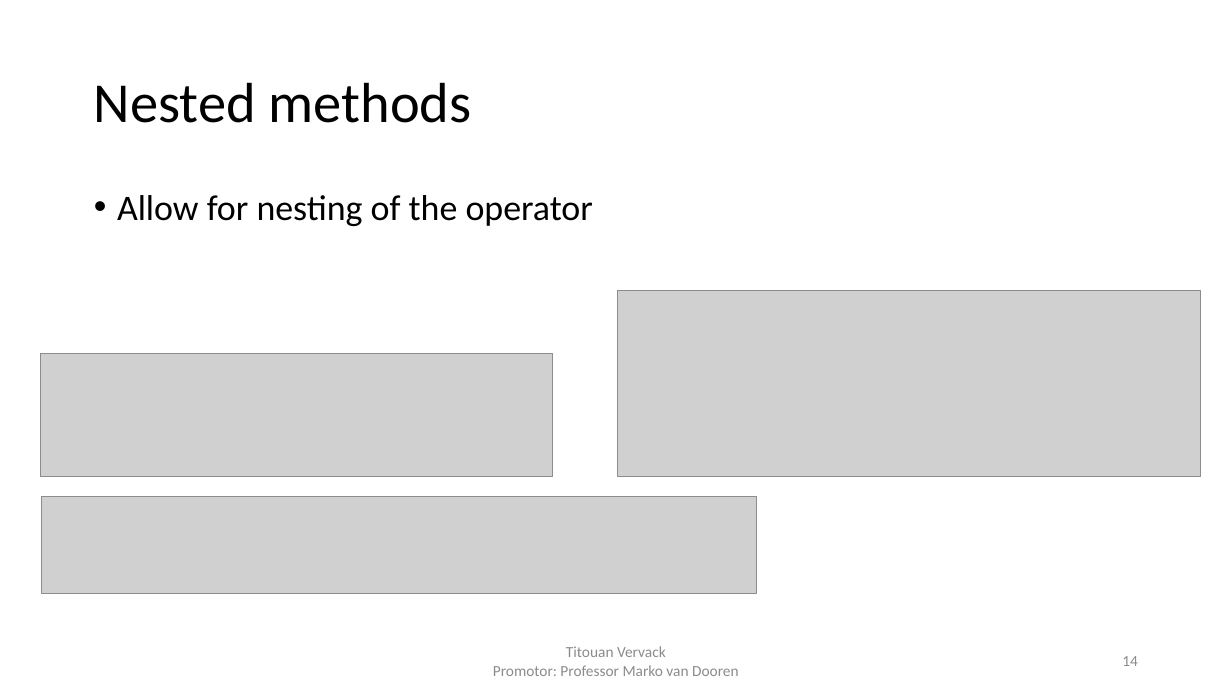
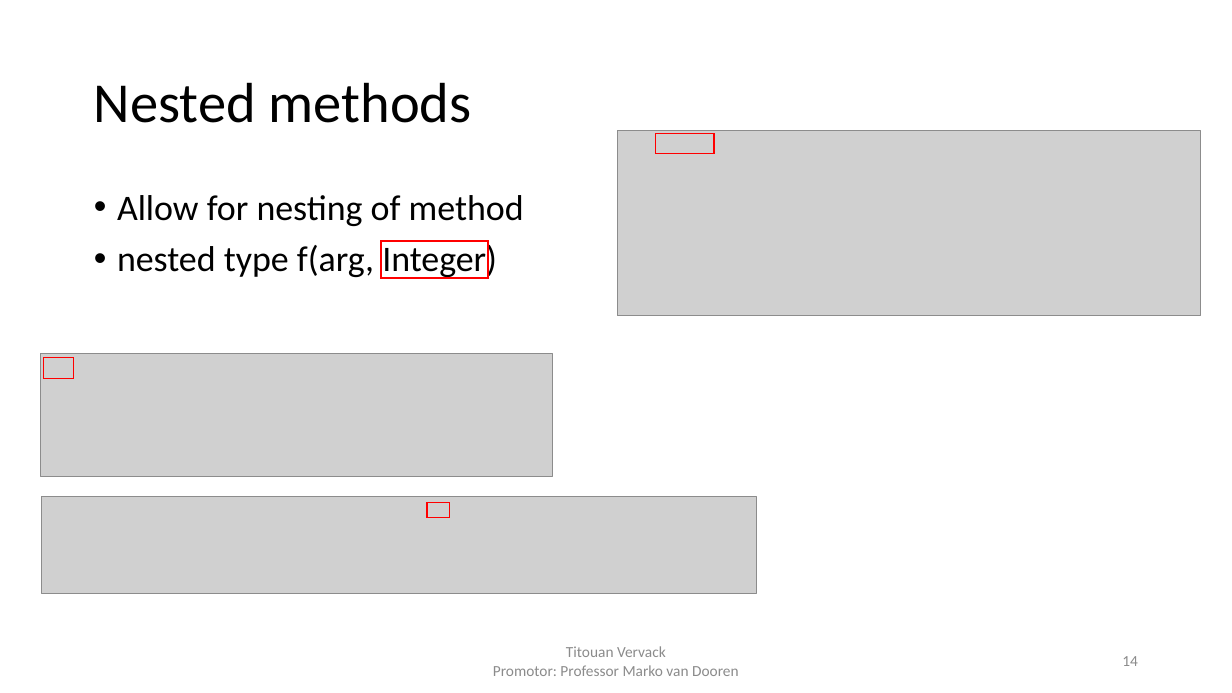
Before and after one commit to FlashYoshi/neio, a slide deck: slide 14 of presentation/Intermediate Presentation.pptx. Drawn at 1232x693 pixels with LibreOffice and Linux fonts; fonts in the diff are those of the drawing; grey boxes stand for pictures. Boxes give left, top, right and bottom in pixels: in the first picture for what was removed or moved away, otherwise in the second. Text is boxed around its words. In the diff, an @@ line names an element or a change of style, - is before the commit and + after.

```diff
--- a/presentation/Intermediate Presentation.pptx
+++ b/presentation/Intermediate Presentation.pptx
@@ picture: place and size @@
-picture at <box>617,291,1201,477</box>
+picture at <box>617,130,1201,316</box>
@@ rectangle added at <box>655,133,714,153</box>, outline #FF0000 1 pt @@
@@ text at <box>117,195,524,279</box>: text changed @@
-• Allow for nesting of the operator
+• Allow for nesting of method
+• nested type f(arg, Integer)
@@ rectangle added at <box>381,241,488,278</box>, outline #FF0000 1.5 pt @@
@@ rectangle added at <box>43,358,74,379</box>, outline #FF0000 1 pt @@
@@ rectangle added at <box>427,503,449,518</box>, outline #FF0000 1 pt @@
```
Also in this commit, not shown: 12 other slides changed, 1 slide added, 6 other files.
